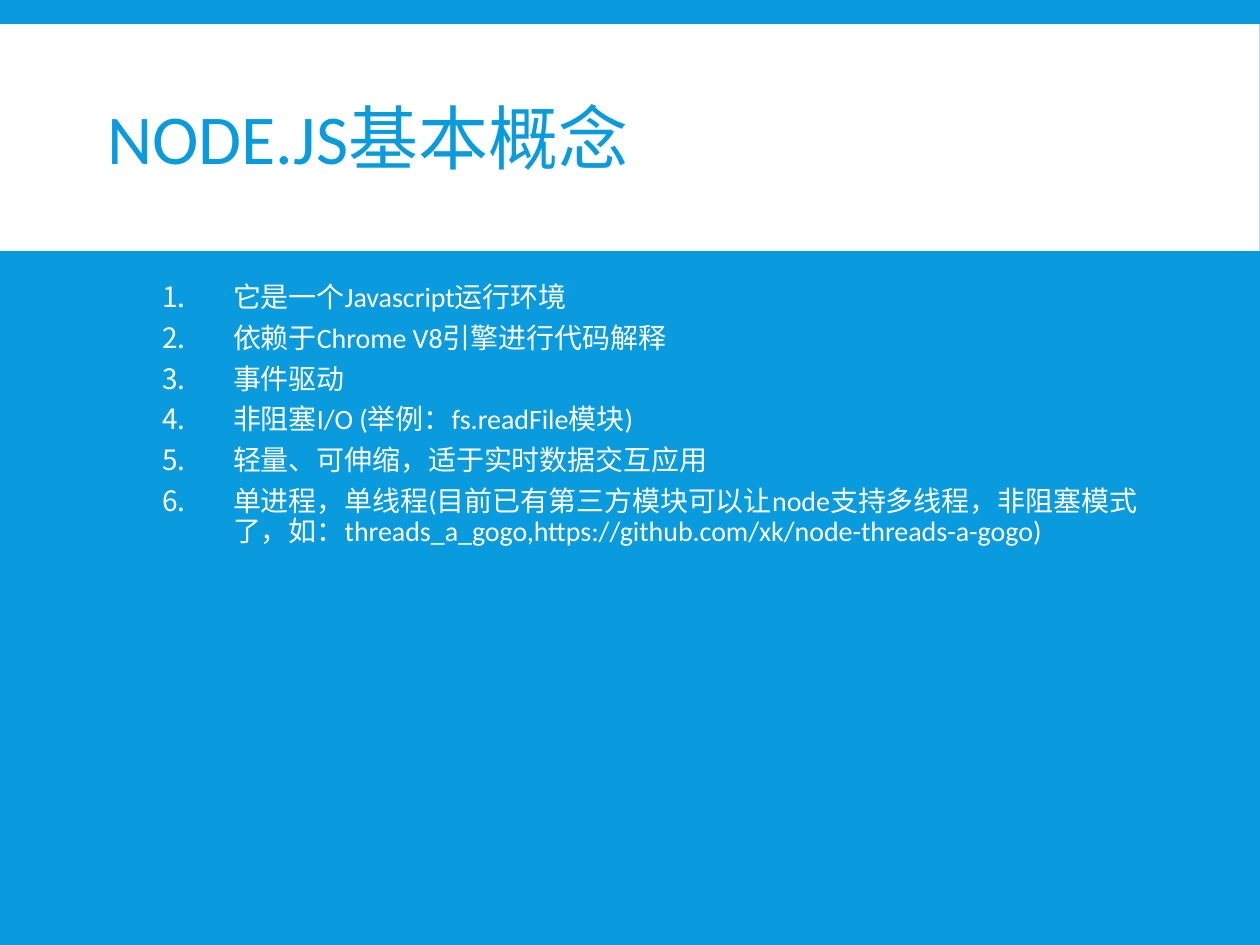
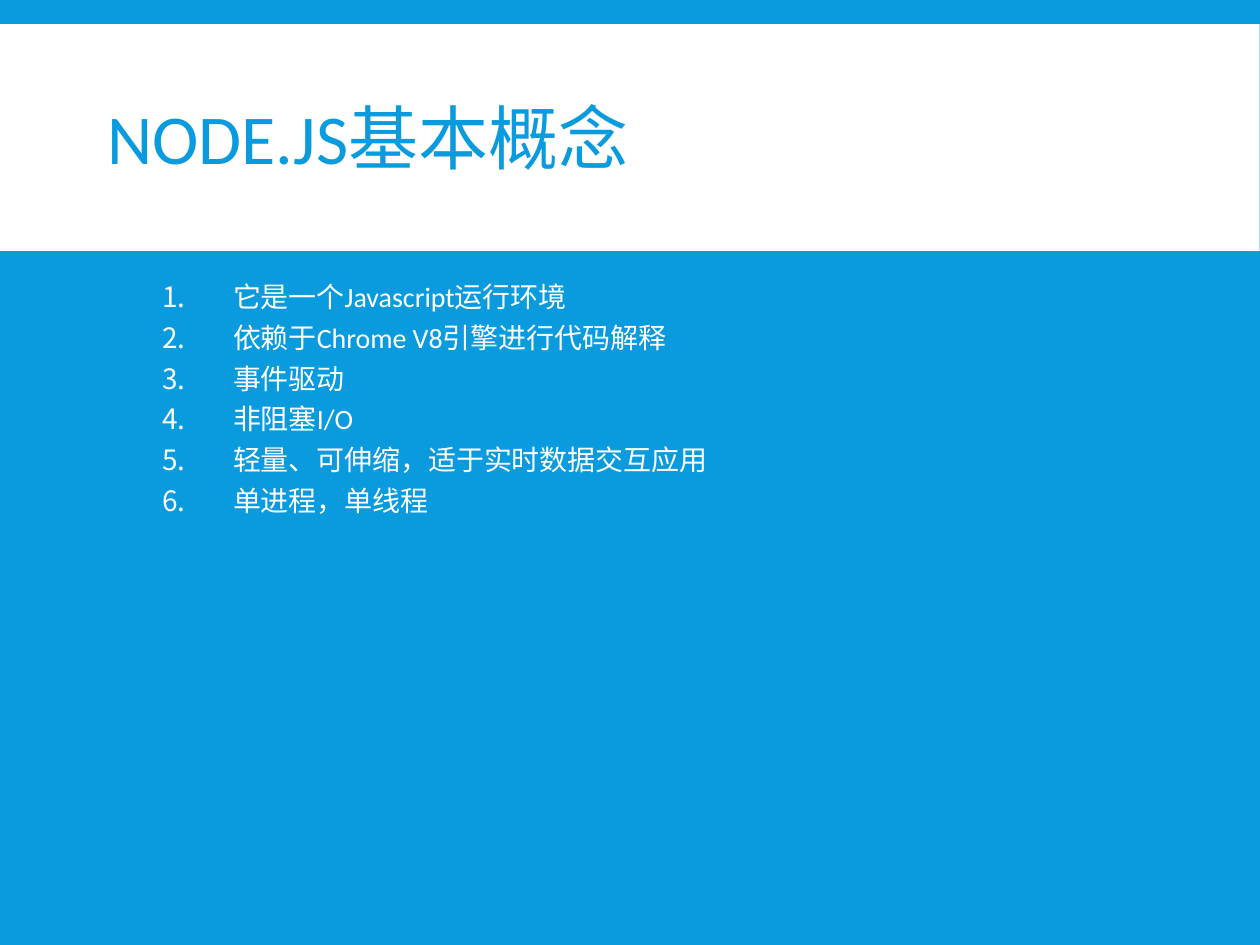
Before and after one commit to xiayu1986/webLearn, a slide deck: slide 2 of mix/技术分享/NODE技术分享.pptx. Drawn at 1260x945 pixels with LibreOffice and Linux fonts; fonts in the diff are those of the drawing. Boxes give left, top, right and bottom in pixels: in the first picture for what was removed or moved away, otherwise in the second. Text is boxed around its words. In the diff, an @@ line names an element or a change of style, - is before the commit and + after.

```diff
--- a/mix/技术分享/NODE技术分享.pptx
+++ b/mix/技术分享/NODE技术分享.pptx
@@ text at (233,405,353,432): text changed @@
-  4. 非阻塞I/O (举例：fs.readFile模块)
+  4. 非阻塞I/O
@@ text at (233,487,428,514): text changed @@
-  6. 单进程，单线程(目前已有第三方模块可以让node支持多线程，非阻塞模式了，如：threads_a_gogo,https://github.com/xk/node-threads-a-gogo)
+  6. 单进程，单线程
```
Also in this commit, not shown: 2 other slides changed, 3 slides added, 1 slide removed, 1 other file.
